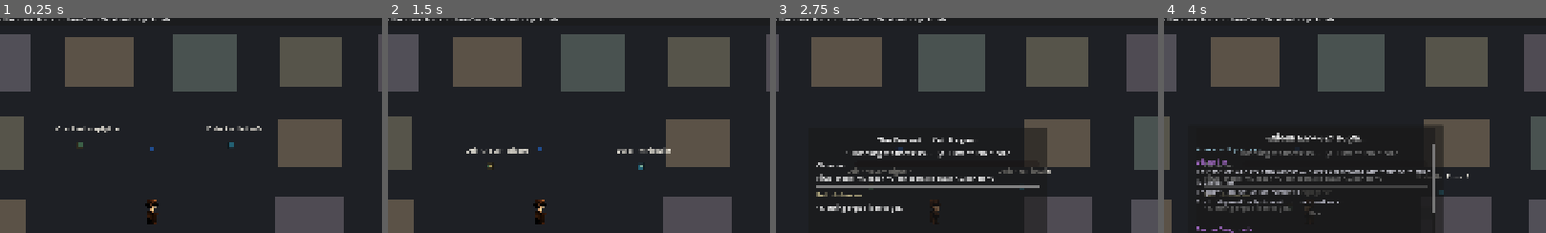
Above: before the commit, frames 1-4 (left to right).
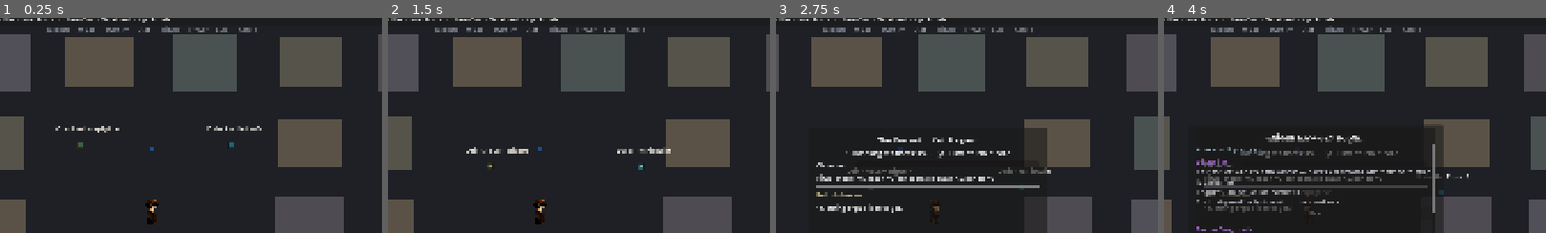
Above: after the commit, the same moments.

Repository: MaEnqiMark/Tingen-Game
Game: Godot game, scene res://scenes/Main.tscn
The game is run twice, just before and just after one commit, with the same random seed, the same clock (stepped at 60 frames per second) and the same inputs. The engine's default icon, where the game draws it, is replaced by a stand-in: a white triangle on a blue panel in a dark square.
Inputs (mouse positions are % of the whole screen's width and height, from its top left):
- Up to frame 1 (0.25 s): no input
- Up to frame 2 (1.5 s): drag from (41, 33) to (40, 69) at 0.52 s; drag from (63, 36) to (40, 69) at 1.27 s
- Up to frame 3 (2.75 s): move the mouse to (60, 28) at 2.02 s; hold D (move_right) from 2.03 s (still down); hold C (toggle_cult) from 2.03 s (still down)
- Up to frame 4 (4 s): release D (move_right) at 2.75 s; release C (toggle_cult) at 2.75 s; drag from (45, 70) to (62, 41) at 2.77 s; move the mouse to (80, 65) at 3.52 s; hold A (move_left) from 3.53 s (still down); hold R (toggle_rituals) from 3.53 s (still down)
The pictures show only the part of the screen within x 30-80%, y 2-52%; the shares and areas given below are measured in that part.

The runs differ from the first frame. In frame 1, 0.6% of the frame differs, in the area x 12-68%, y 3-7%; in frame 2, 0.6%; in frame 3, 0.6%; in frame 4, 0.6%.

Commit message:
feat: persistent on-screen panel-key hints in the HUD
Add a Controls line near the top of the HUD listing the panel toggles (Tab Board, M Map, I Inventory, C Cult, R Rituals, P Prayer, L Log, backtick Console). It lives in the persistent HUD, so it shows in every scene alongside each scene's WASD movement hint.

Verified M live: booting the real Main scene and pushing toggle_map opens the District map. (A throwaway -s diagnostic that loaded Main before autoloads registered had falsely shown M failing -- the scene's scripts could not compile without the autoload globals; awaiting frames first fixed it.)

Tests: suite holds at 561 passed, 0 failed, boot clean.

Co-Authored-By: Claude Opus 4.7 <noreply@anthropic.com>

Diff:
--- a/tingen/ui/HUD.tscn
+++ b/tingen/ui/HUD.tscn
@@ -36,6 +36,17 @@
 [node name="Lead" type="Label" parent="Top/Bar"]
 size_flags_horizontal = 3
 text = "Lead: ..."
+
+[node name="Controls" type="Label" parent="."]
+anchor_right = 1.0
+offset_left = 8.0
+offset_top = 42.0
+offset_right = -8.0
+offset_bottom = 60.0
+horizontal_alignment = 1
+text = "Tab Board   ·   M Map   ·   I Inventory   ·   C Cult   ·   R Rituals   ·   P Prayer   ·   L Log   ·   ` Console"
+theme_override_colors/font_color = Color(0.72, 0.74, 0.8, 0.8)
+theme_override_font_sizes/font_size = 12
 
 [node name="Meters" type="VBoxContainer" parent="."]
 anchor_left = 1.0
